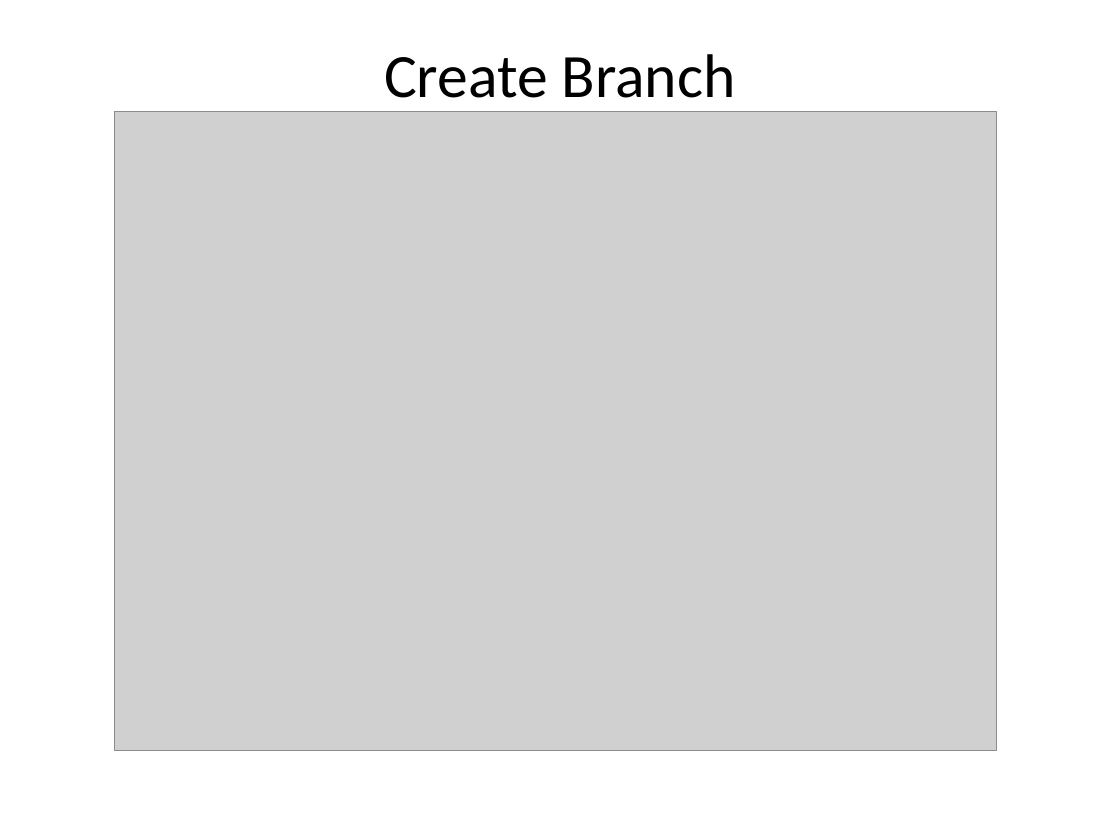
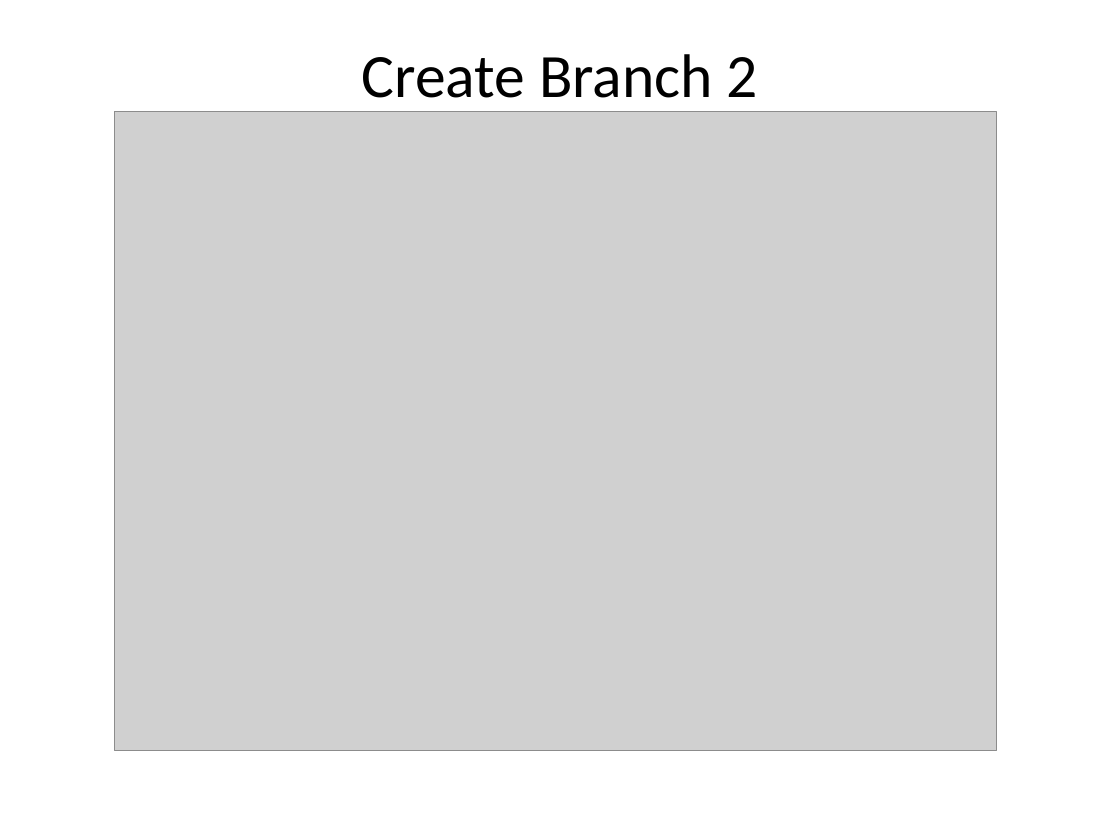
Before and after one commit to dongpingsheng/learngit, a slide deck: slide 13 of LearnGit.pptx. Drawn at 1120x840 pixels with LibreOffice and Linux fonts; fonts in the diff are those of the drawing; grey boxes stand for pictures. Boxes give left, top, right and bottom in pixels: in the first picture for what was removed or moved away, otherwise in the second. Text is boxed around its words. In the diff, an @@ line names an element or a change of style, - is before the commit and + after.

```diff
--- a/LearnGit.pptx
+++ b/LearnGit.pptx
@@ text at (x1=362, y1=54, x2=758, y2=98): text changed @@
-Create Branch
+Create Branch 2
```
Also in this commit, not shown: 8 other slides changed, 12 slides added, 1 slide removed.
